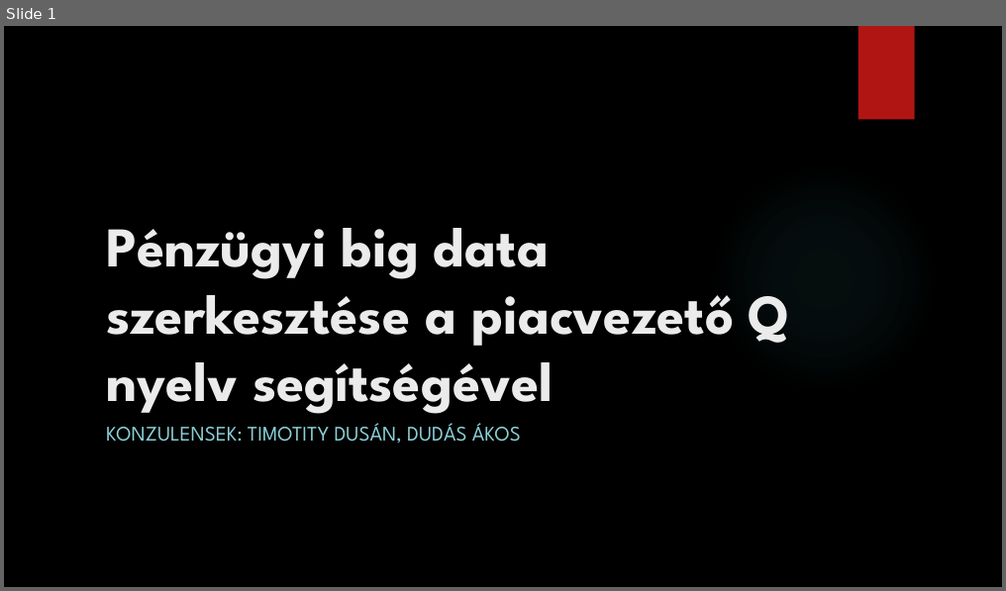
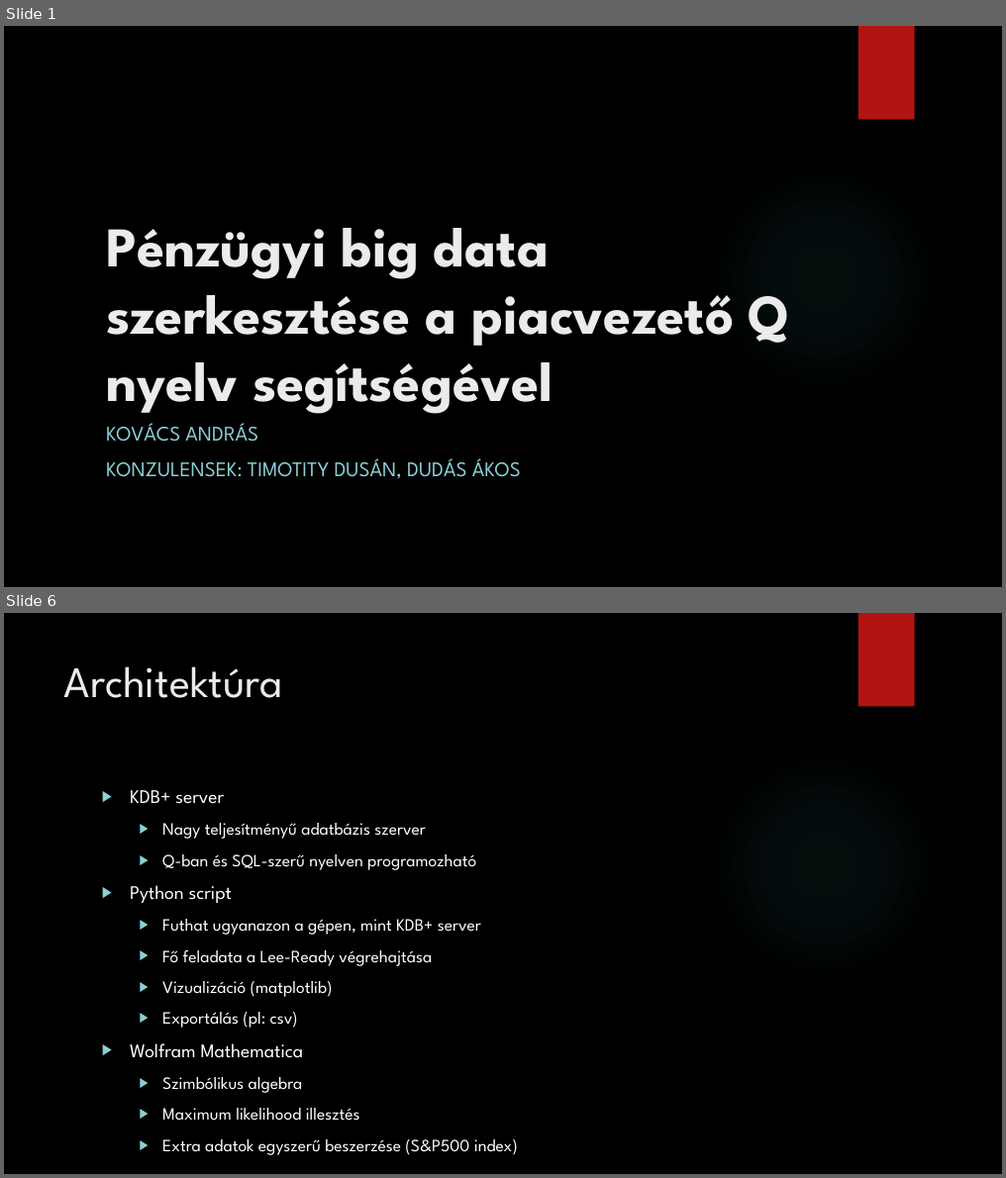
Before and after one commit to kovand11/Msc-Onlab2, a slide deck: Presentation/Pénzügyi big data szerkesztése.pptx. Shown one above the other, each under a label of ours: slide 1 before the commit, slides 1 and 6 after it; the slides between them are not shown. The pictures are 1006x591 and 1006x1178 pixels, drawn with LibreOffice and Linux fonts; fonts in the diff are those of the drawing; background and template pictures are left out. Boxes give left, top, right and bottom in pixels: in the first picture for what was removed or moved away, otherwise in the second. Text is boxed around its words. In the diff, an @@ line names an element or a change of style, - is before the commit and + after.

```diff
--- a/Presentation/Pénzügyi big data szerkesztése.pptx
+++ b/Presentation/Pénzügyi big data szerkesztése.pptx
@@ slide 6 added at [4, 613, 1002, 1174], background picture (left out); not listed: 2 template elements that a slide beside it also shows @@
@@ title added at [64, 666, 283, 698], 42 pt, text #EBEBEB @@
+Architektúra
@@ text added at [130, 790, 518, 1156], 16.6 pt, text #FFFFFF @@
+▶ KDB+ server
+  ▶ Nagy teljesítményű adatbázis szerver
+  ▶ Q-ban és SQL-szerű nyelven programozható
+▶ Python script
+  ▶ Futhat ugyanazon a gépen, mint KDB+ server
+  ▶ Fő feladata a Lee-Ready végrehajtása
+  ▶ Vizualizáció (matplotlib)
+  ▶ Exportálás (pl: csv)
+▶ Wolfram Mathematica
+  ▶ Szimbólikus algebra
+  ▶ Maximum likelihood illesztés
+  ▶ Extra adatok egyszerű beszerzése (S&P500 index)
@@ slide 1 changed as well @@
@@ subtitle at [106, 423, 258, 442]: paragraph added @@
+KOVÁCS ANDRÁS
```
Also in this commit, not shown: 9 other slides added, 1 slide removed, 10 other files.
